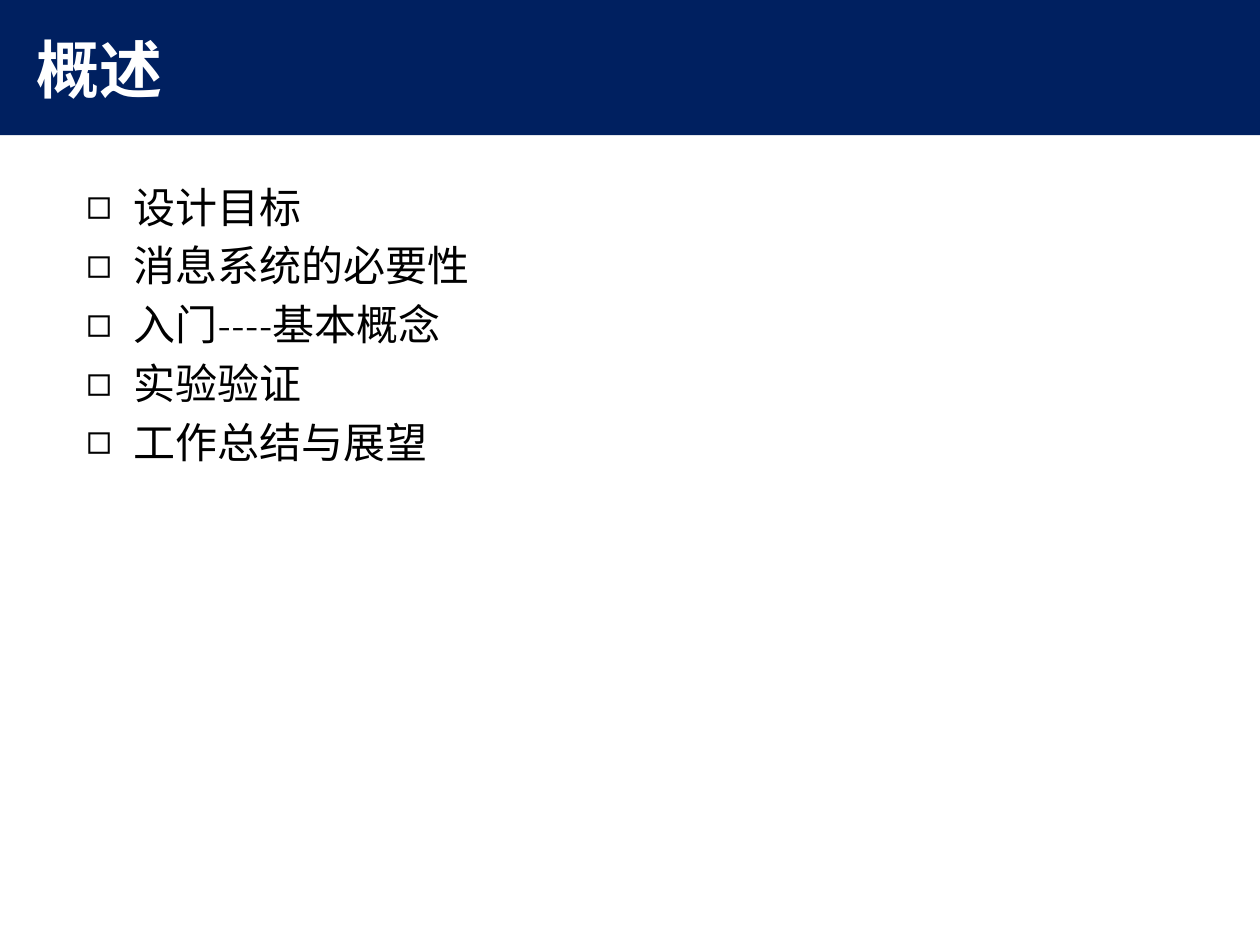
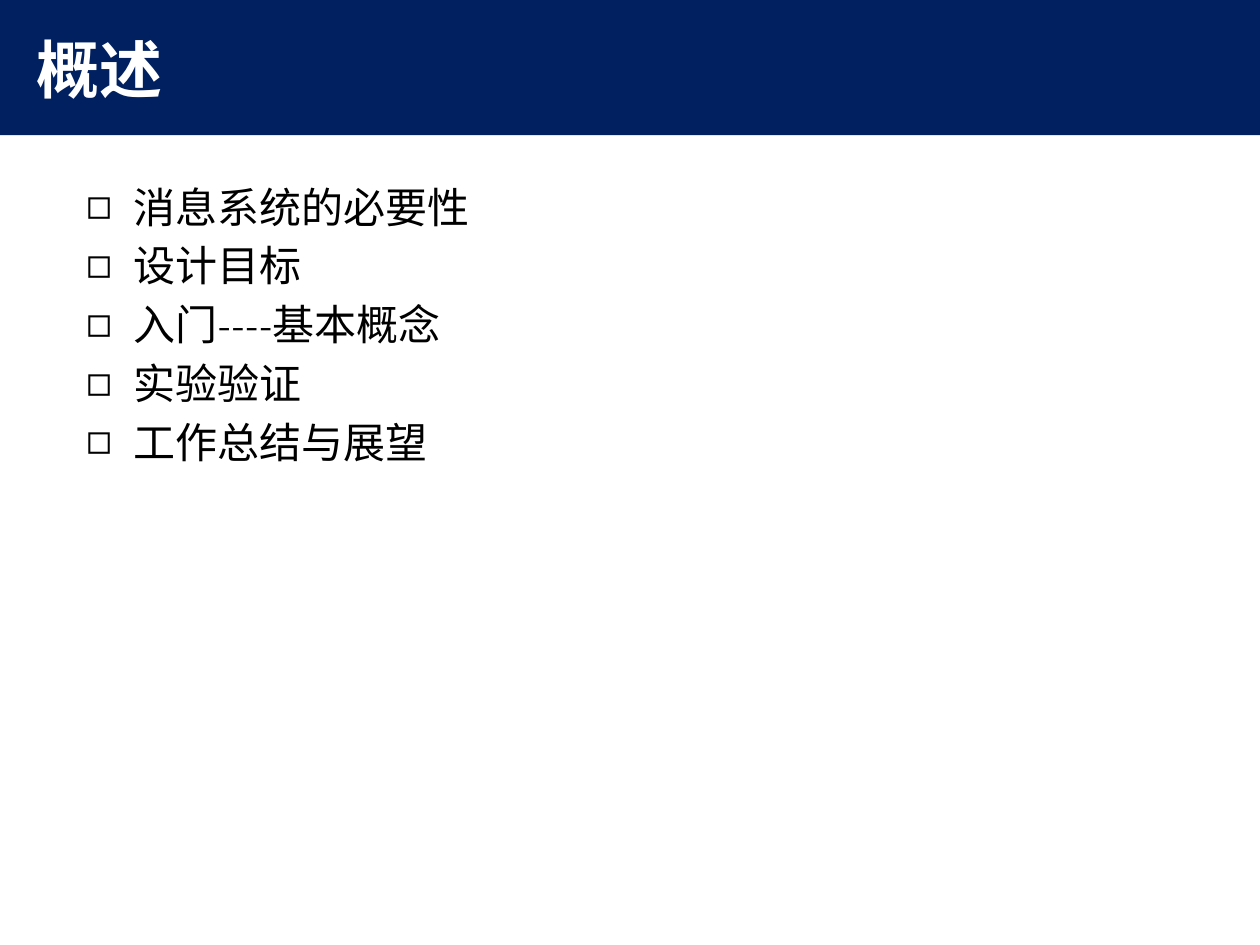
Before and after one commit to MyXOF/kafka, a slide deck: slide 3 of doc/kafka.pptx. Drawn at 1260x945 pixels with LibreOffice and Linux fonts; fonts in the diff are those of the drawing; background and template pictures are left out. Boxes give left, top, right and bottom in pixels: in the first picture for what was removed or moved away, otherwise in the second. Text is boxed around its words. In the diff, an @@ line names an element or a change of style, - is before the commit and + after.

```diff
--- a/doc/kafka.pptx
+++ b/doc/kafka.pptx
@@ text at <box>133,187,469,227</box>: paragraph added @@
+◻ 消息系统的必要性
@@ text at <box>133,245,469,285</box>: paragraph removed @@
-◻ 消息系统的必要性
```
Also in this commit, not shown: 3 other slides changed, 2 slides added, 1 slide removed.
